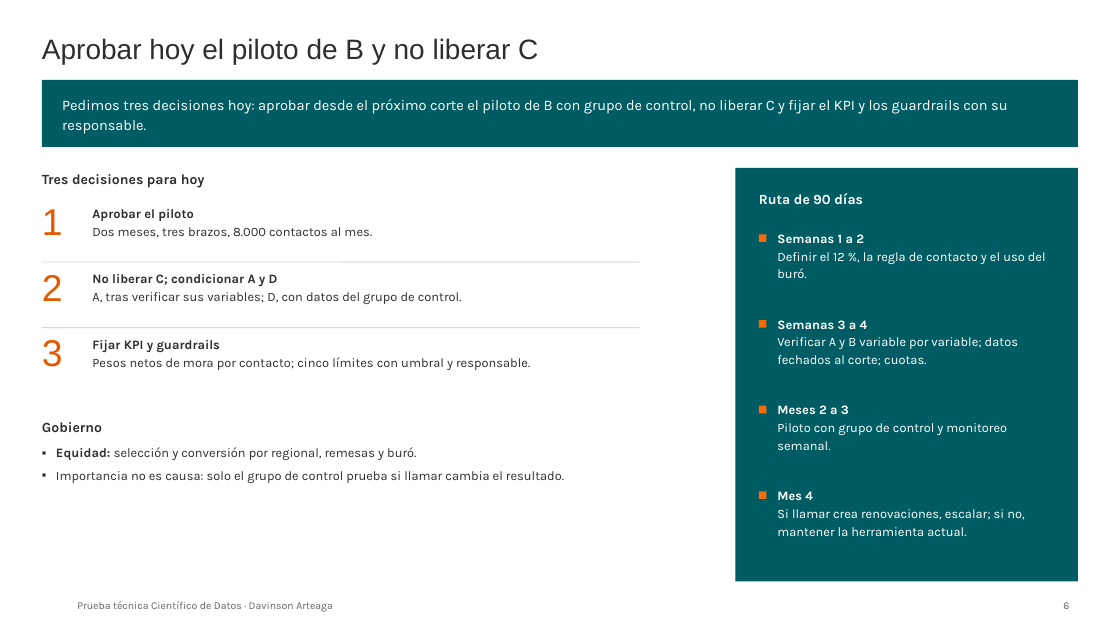
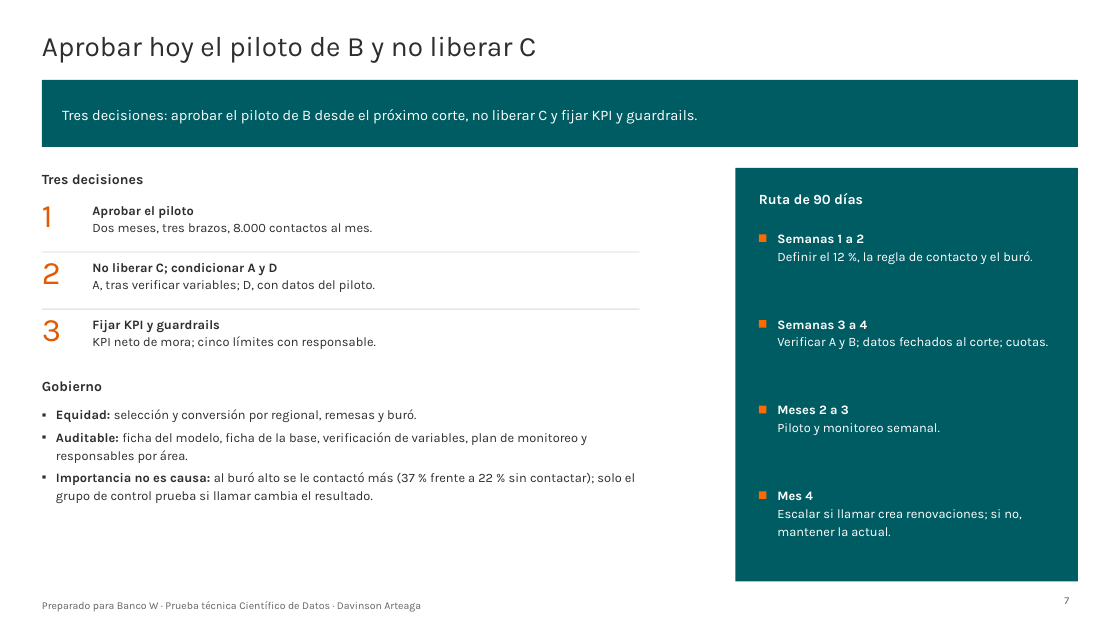
Before and after one commit to DavinsonA/bancow, a slide deck: slide 7 of entregables/BancoW_Priorizacion_Renovaciones_DavinsonArteaga.pptx (slide 6 before the commit). Drawn at 1120x630 pixels with LibreOffice and Linux fonts; fonts in the diff are those of the drawing; background and template pictures are left out. Boxes give left, top, right and bottom in pixels: in the first picture for what was removed or moved away, otherwise in the second. Text is boxed around its words. In the diff, an @@ line names an element or a change of style, - is before the commit and + after.

```diff
--- a/entregables/BancoW_Priorizacion_Renovaciones_DavinsonArteaga.pptx
+++ b/entregables/BancoW_Priorizacion_Renovaciones_DavinsonArteaga.pptx
@@ title "Aprobar hoy el piloto de ..." at (x1=42, y1=36, x2=536, y2=63): font Arial to Karla @@
@@ text at (x1=62, y1=109, x2=697, y2=124): text changed @@
-Pedimos tres decisiones hoy: aprobar desde el próximo corte el piloto de B con grupo de control, no liberar C y fijar el KPI y los guardrails con su responsable.
+Tres decisiones: aprobar el piloto de B desde el próximo corte, no liberar C y fijar KPI y guardrails.
@@ text at (x1=42, y1=174, x2=143, y2=184): text changed @@
-Tres decisiones para hoy
+Tres decisiones
@@ text "Aprobar el piloto" moved from (x1=92, y1=209, x2=372, y2=238) to (x1=92, y1=206, x2=372, y2=234) @@
@@ text "2" moved from (x1=42, y1=275, x2=63, y2=301) to (x1=42, y1=263, x2=61, y2=284) @@
@@ line moved from (42, 262) - (639, 262) to (42, 252) - (639, 252) @@
@@ text "No liberar C; condicionar A ..." moved from (x1=92, y1=274, x2=462, y2=304) to (x1=92, y1=263, x2=375, y2=292) @@
@@ text at (x1=777, y1=251, x2=1032, y2=264): text changed @@
-Definir el 12 %, la regla de contacto y el uso del buró.
+Definir el 12 %, la regla de contacto y el buró.
@@ text at (x1=92, y1=280, x2=375, y2=292): text changed @@
-A, tras verificar sus variables; D, con datos del grupo de control.
+A, tras verificar variables; D, con datos del piloto.
@@ size 32 to 28 pt, font Arial to Karla in 3 elements at (x1=42, y1=206, x2=53, y2=227), (x1=42, y1=263, x2=61, y2=284), (x1=42, y1=320, x2=61, y2=342) @@
@@ text "3" moved from (x1=42, y1=340, x2=63, y2=367) to (x1=42, y1=320, x2=61, y2=342) @@
@@ line moved from (42, 328) - (639, 328) to (42, 309) - (639, 309) @@
@@ text "Fijar KPI y guardrails" moved from (x1=92, y1=340, x2=530, y2=370) to (x1=92, y1=320, x2=376, y2=349) @@
@@ text at (x1=92, y1=336, x2=376, y2=349): text changed @@
-Pesos netos de mora por contacto; cinco límites con umbral y responsable.
+KPI neto de mora; cinco límites con responsable.
@@ text at (x1=777, y1=337, x2=1048, y2=349): text changed @@
-Verificar A y B variable por variable; datos fechados al corte; cuotas.
+Verificar A y B; datos fechados al corte; cuotas.
@@ text "Gobierno" moved from (x1=42, y1=422, x2=102, y2=432) to (x1=42, y1=381, x2=102, y2=391) @@
@@ text "Equidad: selección y conversión por ..." moved from (x1=56, y1=447, x2=564, y2=483) to (x1=56, y1=409, x2=635, y2=503) @@
@@ text at (x1=56, y1=432, x2=635, y2=503): text changed @@
-▪ Importancia no es causa: solo el grupo de control prueba si llamar cambia el resultado.
+▪ Auditable: ficha del modelo, ficha de la base, verificación de variables, plan de monitoreo y responsables por área.
+▪ Importancia no es causa: al buró alto se le contactó más (37 % frente a 22 % sin contactar); solo el grupo de control prueba si llamar cambia el resultado.
@@ text at (x1=777, y1=423, x2=940, y2=435): text changed @@
-Piloto con grupo de control y monitoreo semanal.
+Piloto y monitoreo semanal.
@@ text at (x1=777, y1=509, x2=1021, y2=536): text changed @@
-Si llamar crea renovaciones, escalar; si no, mantener la herramienta actual.
+Escalar si llamar crea renovaciones; si no, mantener la actual.
@@ page number at (x1=1064, y1=597, x2=1069, y2=604): text changed @@
-6
+7
@@ text at (x1=42, y1=601, x2=421, y2=612): text changed @@
-Prueba técnica Científico de Datos · Davinson Arteaga
+Preparado para Banco W · Prueba técnica Científico de Datos · Davinson Arteaga
```
Also in this commit, not shown: 6 other slides changed, 2 slides added, 7 other files.
